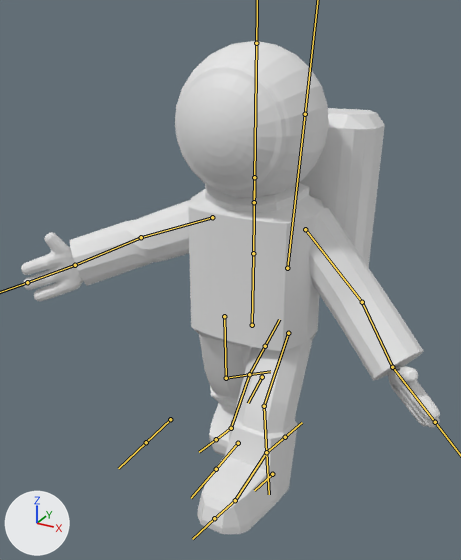
Renders of the FBX model Vakuo/Assets/Art/3D_Models/astro_tommy_v1.fbx from each side of a commit.
The view is the same before and after, from a 50 mm camera at (4.57, -9.15, 8.2) aimed at (-0.4, -0.13, 3.69). The lights are fixed; the arrows at lower left show +X, +Y and +Z. Both versions are drawn at frame 2 of the action 'Armature|walk'; the numbers are the values there. The bones that bend it are drawn over the model as lines.

Names of what the first picture shows: 'backpack', 'body', 'hand.L', 'hand.R', 'head', 'straight_arm.L', 'straight_arm.R'.
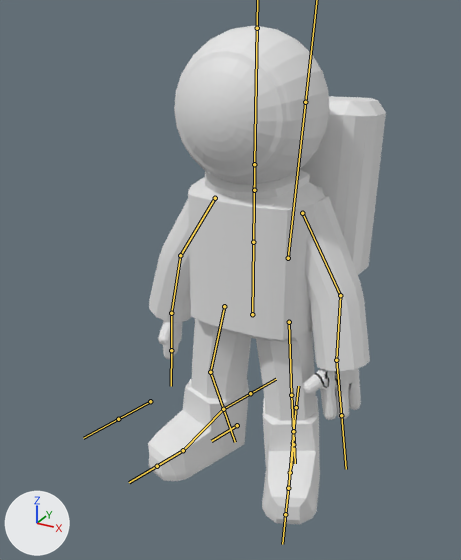
What the commit changed:
Bone 'body' (bone_body) moves from (0.0, -0.21, 0.0) to (0.0, 0.0, 0.0).
Bone 'arm_1.L' (bone_arm_1_l) moves from (0.07, 0.04, 0.08) to (0.16, 0.0, 0.0).
Bone 'arm_1.L' (bone_arm_1_l) turns from (-98, 83, -55) to (-23, 82, 36) degrees about its own x, y and z.
Bone 'arm_2.L' (bone_arm_2_l) turns from (6, 7, -13) to (-14, -4, -1) degrees about its own x, y and z.
Bone 'hand.L' (bone_hand_l) turns from (8, -46, -4) to (-1, 44, 1) degrees about its own x, y and z.
Bone 'leg1.L' (bone_leg1_l) turns from (31, -1, -1) to (-2, -23, 10) degrees about its own x, y and z.
Bone 'leg2.L' (bone_leg2_l) turns from (20, 0, 0) to (-1, 0, 0) degrees about its own x, y and z.
Bone 'arm_1.R' (bone_arm_1_r) moves from (-0.04, 0.03, 0.04) to (0.0, 0.0, 0.18).
Bone 'arm_1.R' (bone_arm_1_r) turns from (-27, -42, 33) to (-71, -29, 51) degrees about its own x, y and z.
Bone 'arm_2.R' (bone_arm_2_r) turns from (27, 30, 29) to (-10, 2, 6) degrees about its own x, y and z.
Bone 'hand.R.001' (bone_hand_r_001) turns from (0, 0, 0) to (11, -55, -20) degrees about its own x, y and z.
Bone 'leg1.R' (bone_leg1_r) turns from (-14, 0, 0) to (-1, 16, -7) degrees about its own x, y and z.
Bone 'leg2.R' (bone_leg2_r) turns from (30, 0, 0) to (-1, 0, 0) degrees about its own x, y and z.
Bone 'leg_control.L' (bone_leg_control_l) moves from (0.0, 1.0, 0.0) to (0.0, 0.0, 0.0).
Bone 'leg_control.L' (bone_leg_control_l) turns from (-12, 1, 2) to (0, 0, -20) degrees about its own x, y and z.
Bone 'leg_control.R' (bone_leg_control_r) moves from (0.0, -1.16, -0.54) to (0.0, 0.0, 0.0).
Bone 'leg_control.R' (bone_leg_control_r) turns from (24, 0, 0) to (0, 0, 17) degrees about its own x, y and z.
Bone 'toes.R' (bone_toes_r) turns from (36, 0, 0) to (0, 0, 0) degrees about its own x, y and z.

What differs and where, as boxes (x1, y1, x2, y2) in the pictures (461 x 560 px):
'body', posed (30% wider)
    before: (188, 183, 324, 534)
    after: (148, 170, 325, 524)
'head', posed
    before: (175, 41, 329, 198)
    after: (174, 26, 330, 185)
'straight_arm.L', posed
    before: (309, 208, 424, 381)
    after: (305, 196, 370, 371)
'backpack', posed
    before: (299, 108, 385, 268)
    after: (299, 96, 386, 275)
'straight_arm.R', posed
    before: (70, 200, 190, 286)
    after: (149, 199, 191, 323)
'hand.L', posed
    before: (388, 365, 440, 428)
    after: (303, 368, 361, 420)
'hand.R', posed
    before: (21, 232, 83, 301)
    after: (158, 320, 182, 359)
bone 'body', root to tip
    before: (252, 325) to (253, 255)
    after: (252, 314) to (253, 243)
bone 'arm_1.L', root to tip
    before: (305, 229) to (362, 302)
    after: (302, 213) to (340, 295)
bone 'arm_2.L', root to tip
    before: (362, 302) to (392, 367)
    after: (340, 295) to (336, 360)
bone 'hand.L', root to tip
    before: (392, 367) to (435, 422)
    after: (336, 360) to (341, 415)
bone 'leg1.L', root to tip
    before: (288, 333) to (264, 406)
    after: (289, 322) to (291, 395)
bone 'leg2.L', root to tip
    before: (264, 406) to (266, 452)
    after: (291, 395) to (293, 431)
bone 'arm_1.R', root to tip
    before: (212, 217) to (141, 237)
    after: (215, 198) to (180, 255)
bone 'arm_2.R', root to tip
    before: (141, 237) to (75, 265)
    after: (180, 255) to (171, 313)
bone 'hand.R.001', root to tip
    before: (75, 265) to (27, 282)
    after: (171, 313) to (171, 350)
bone 'leg1.R', root to tip
    before: (224, 316) to (226, 378)
    after: (224, 306) to (210, 372)
bone 'leg2.R', root to tip
    before: (226, 378) to (249, 374)
    after: (210, 372) to (223, 409)
bone 'leg_control.L', root to tip
    before: (272, 474) to (254, 490)
    after: (293, 444) to (291, 468)
bone 'leg_control.R', root to tip
    before: (262, 377) to (248, 403)
    after: (237, 425) to (211, 441)
bone 'toes.R', root to tip
    before: (231, 428) to (216, 439)
    after: (183, 450) to (157, 466)
